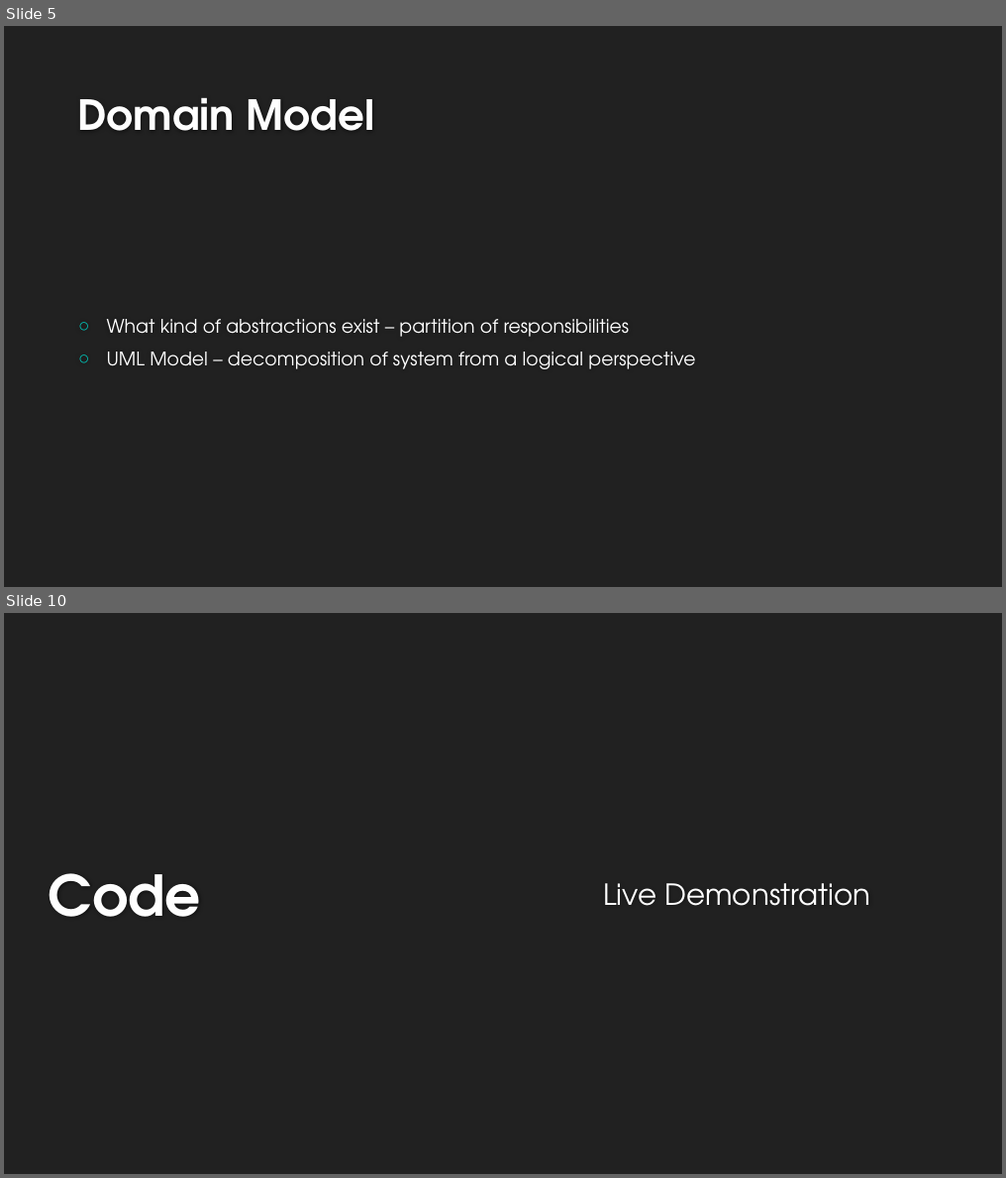
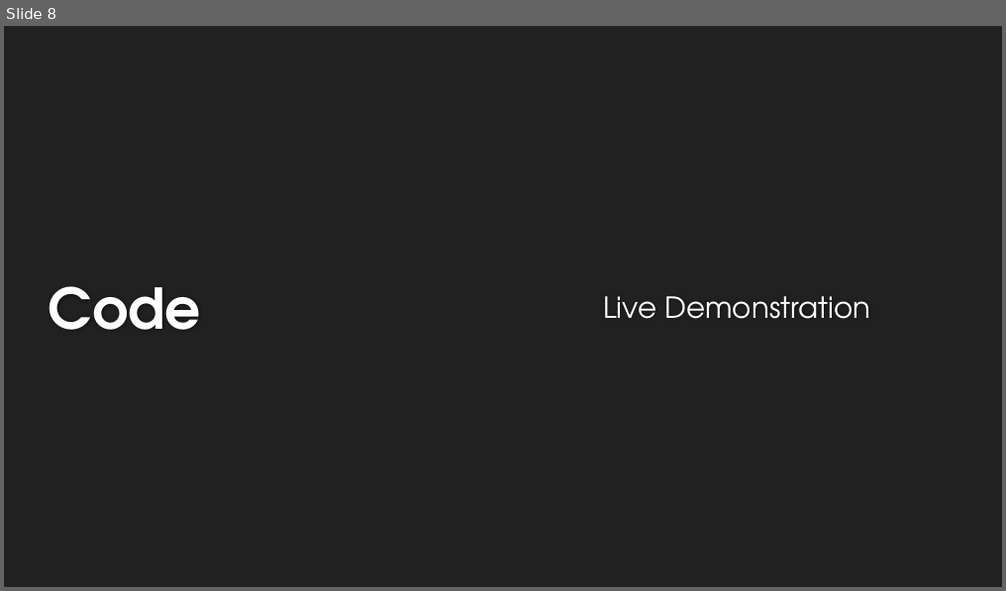
Before and after one commit to Fastwatch/FastWatch361, a slide deck: Artifacts/Presentation/Fastwatch.pptx. Shown one above the other, each under a label of ours: slides 5 and 10 before the commit, slide 8 after it; the slides between them are not shown. The pictures are 1006x1178 and 1006x591 pixels, drawn with LibreOffice and Linux fonts; fonts in the diff are those of the drawing; background and template pictures are left out. Boxes give left, top, right and bottom in pixels: in the first picture for what was removed or moved away, otherwise in the second. Text is boxed around its words. In the diff, an @@ line names an element or a change of style, - is before the commit and + after.

```diff
--- a/Artifacts/Presentation/Fastwatch.pptx
+++ b/Artifacts/Presentation/Fastwatch.pptx
@@ slide 5 removed at bbox=[4, 26, 1002, 587], background #212121 @@
@@ title removed at bbox=[78, 97, 374, 131] @@
-Domain Model
@@ text removed at bbox=[107, 319, 695, 370] @@
-○ What kind of abstractions exist – partition of responsibilities
-○ UML Model – decomposition of system from a logical perspective
@@ what was slide 10 is now slide 8 @@
```
Also in this commit, not shown: 3 slides changed, 2 slides added, 3 other slides removed, 1 other file.
